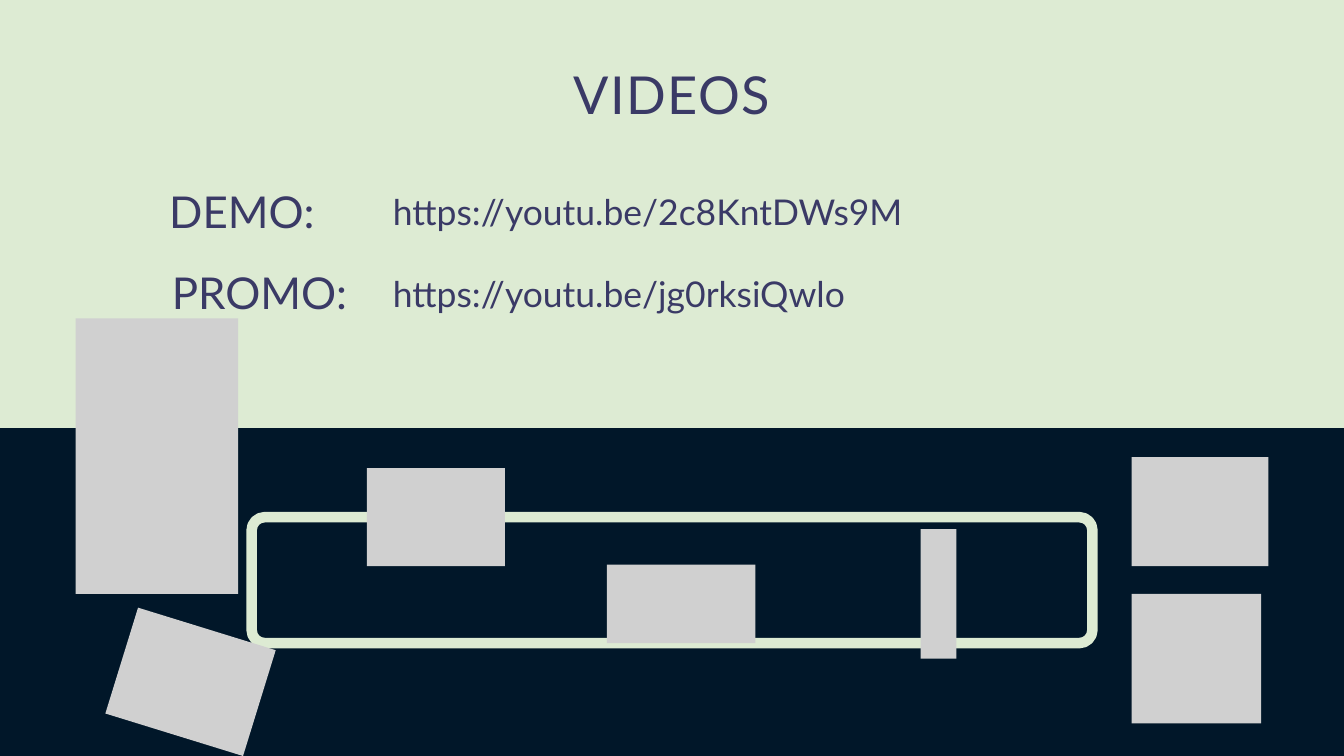
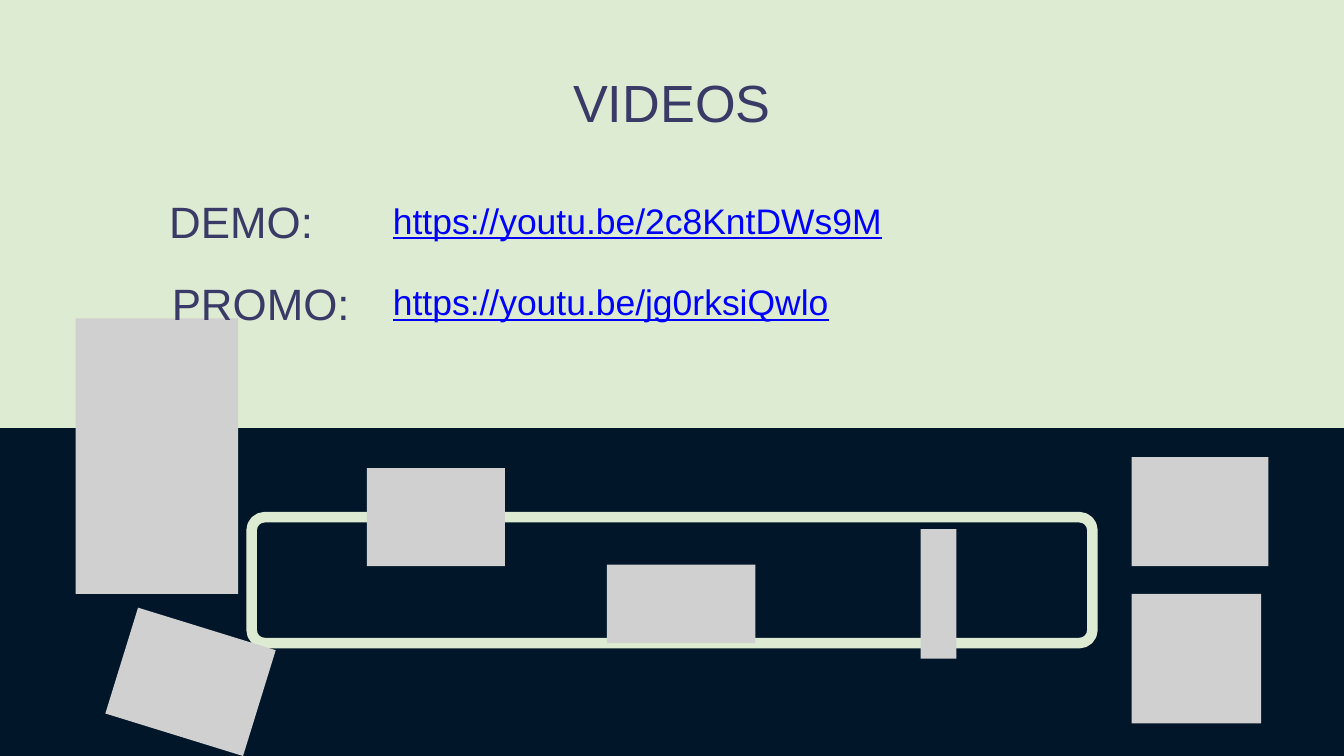
Before and after one commit to ChrysKoum/MeshDuino, a slide deck: slide 13 of MeshDuino.pptx (slide 12 before the commit). Drawn at 1344x756 pixels with LibreOffice and Linux fonts; fonts in the diff are those of the drawing; grey boxes stand for pictures. Boxes give left, top, right and bottom in pixels: in the first picture for what was removed or moved away, otherwise in the second. Text is boxed around its words. In the diff, an @@ line names an element or a change of style, - is before the commit and + after.

```diff
--- a/MeshDuino.pptx
+++ b/MeshDuino.pptx
@@ text "VIDEOS" at (573,85,770,123): font Lato to Arial, letter spacing 1.7 to 0 pt; line spacing 53.2pt to 0.95 @@
@@ text "DEMO:" at (169,207,313,239): font Lato to Arial; line spacing 56.4pt to 1.2 @@
@@ text "https://youtu.be/2c8KntDWs9M" at (393,208,882,241): font Lato to Arial, text colour #3A3A66 to #0000FF, underline on; line spacing 45.6pt to 1.2 @@
@@ text "PROMO:" at (172,289,350,321): font Lato to Arial; line spacing 56.4pt to 1.2 @@
@@ text "https://youtu.be/jg0rksiQwlo" at (393,289,829,323): font Lato to Arial, text colour #3A3A66 to #0000FF, underline on; line spacing 45.6pt to 1.2 @@
```
Also in this commit, not shown: 11 other slides changed, 1 slide added, 4 other files.
